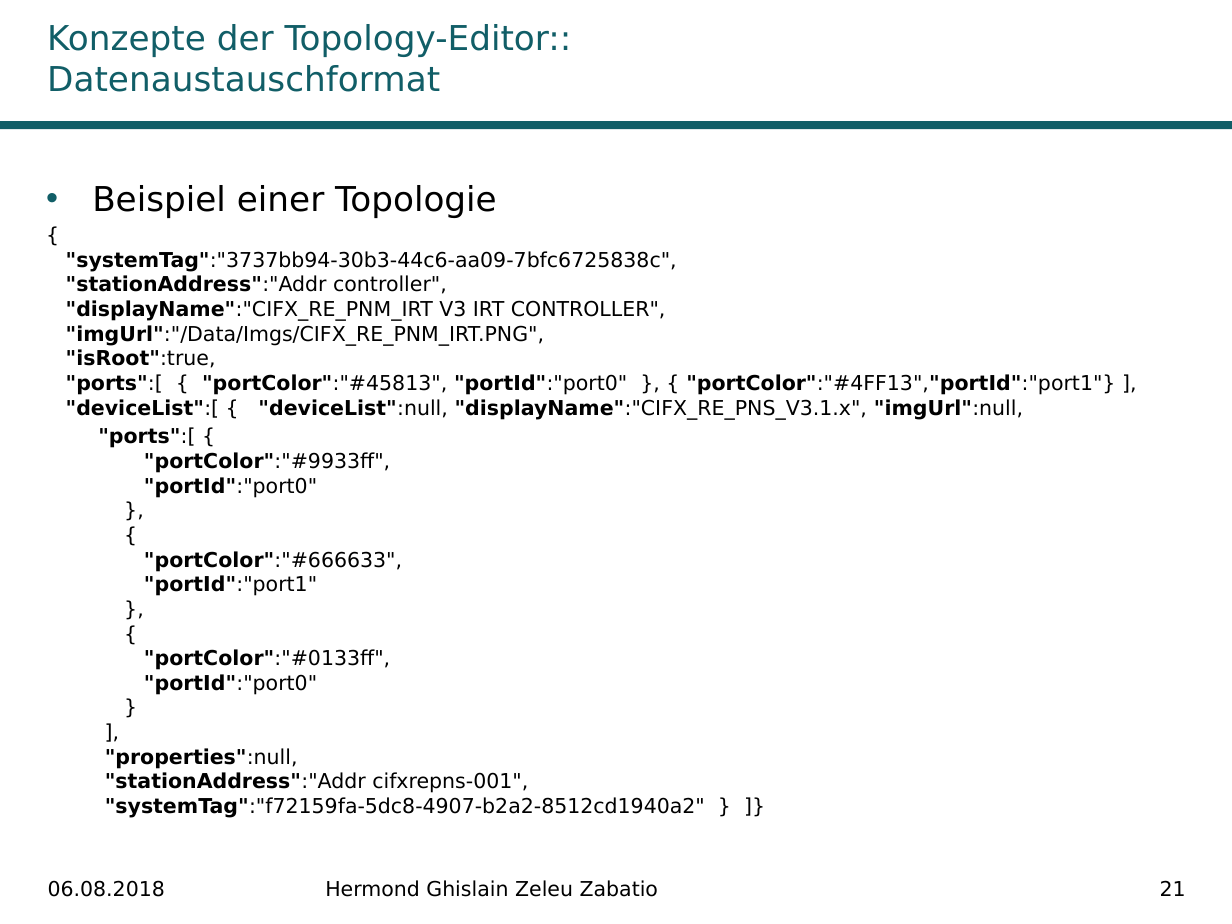
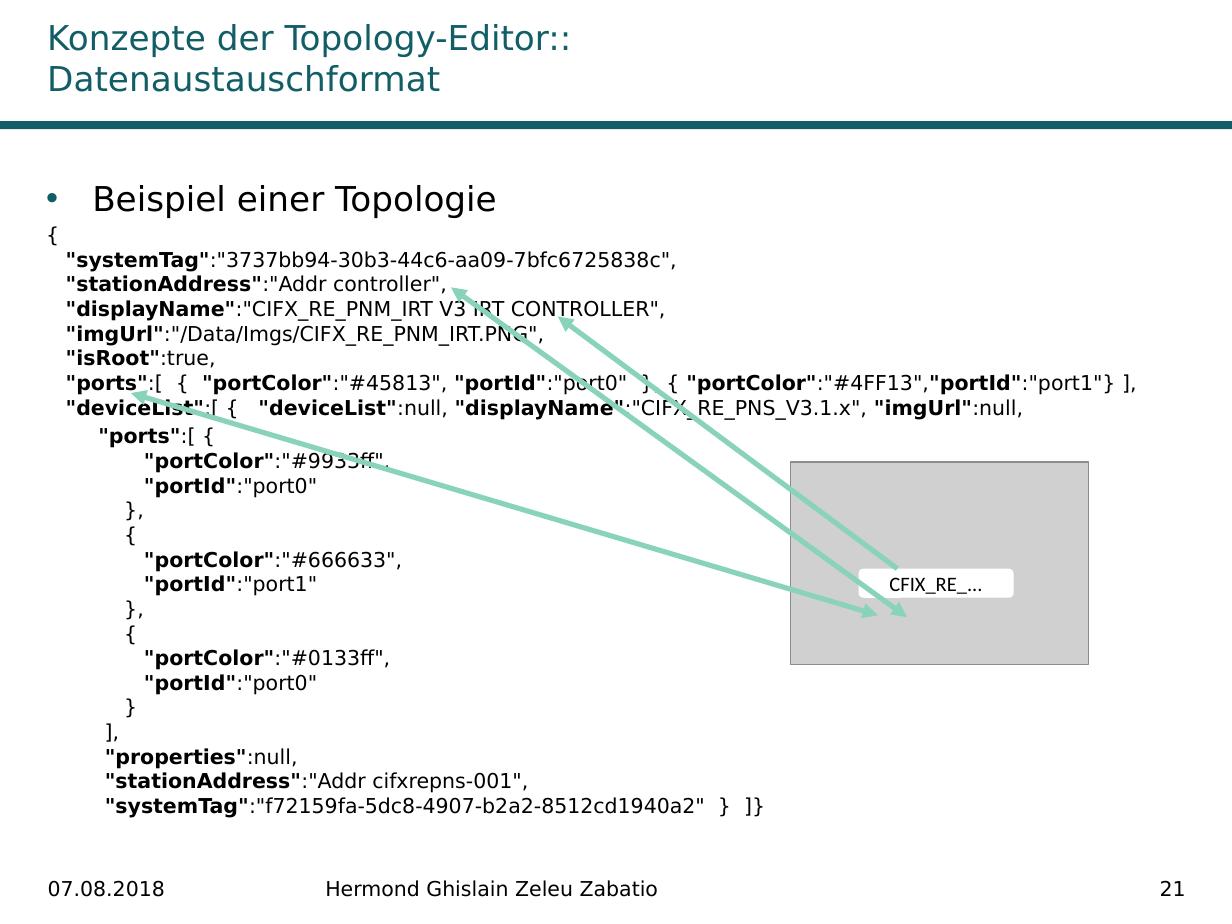
Before and after one commit to Ghislain1/zoe-fb-app, a slide deck: slide 21 of Master-Abschluss.pptx. Drawn at 1232x924 pixels with LibreOffice and Linux fonts; fonts in the diff are those of the drawing; grey boxes stand for pictures; background and template pictures are left out. Boxes give left, top, right and bottom in pixels: in the first picture for what was removed or moved away, otherwise in the second. Text is boxed around its words. In the diff, an @@ line names an element or a change of style, - is before the commit and + after.

```diff
--- a/Master-Abschluss.pptx
+++ b/Master-Abschluss.pptx
@@ double arrow added from (907, 617) to (451, 287), #8AD3B9 3 pt @@
@@ arrow added from (897, 569) to (558, 317), #8AD3B9 3 pt @@
@@ double arrow added from (878, 615) to (131, 393), #8AD3B9 3 pt @@
@@ picture added at <box>791,462,1089,665</box> @@
@@ rounded rectangle added at <box>859,569,1014,599</box>, fill #FFFFFF, 12 pt, text #000000 @@
+CFIX_RE_...
@@ text at <box>48,880,165,897</box>: text changed @@
-06.08.2018
+07.08.2018
```
Also in this commit, not shown: 28 other slides changed, 2 other files.
